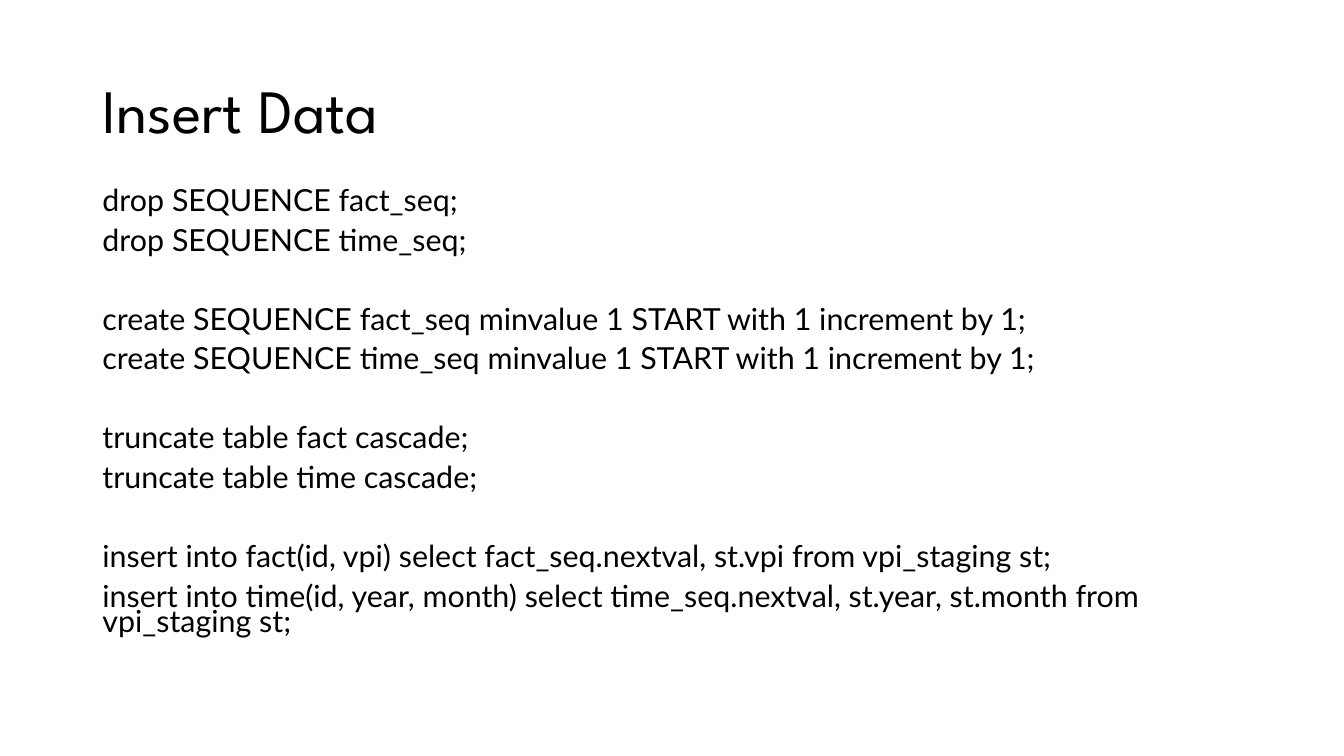
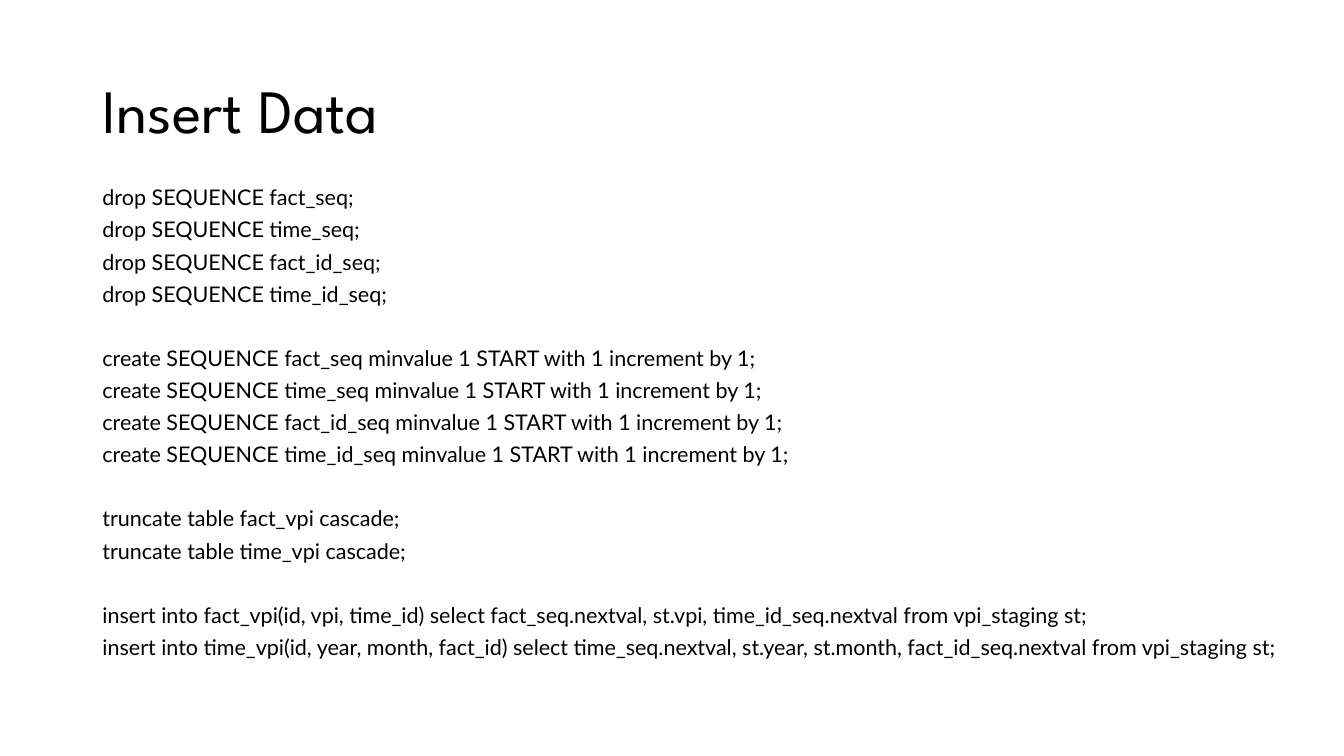
Before and after one commit to jfischlmayr/DataWareHouse, a slide deck: slide 6 of VPI_Presentation.pptx. Drawn at 1344x756 pixels with LibreOffice and Linux fonts; fonts in the diff are those of the drawing. Boxes give left, top, right and bottom in pixels: in the first picture for what was removed or moved away, otherwise in the second. Text is boxed around its words. In the diff, an @@ line names an element or a change of style, - is before the commit and + after.

Commit message:
added pivot table and changed inserts

```diff
--- a/VPI_Presentation.pptx
+++ b/VPI_Presentation.pptx
@@ text at (102,189,761,402): size 21.7 to 15.4 pt in "drop SEQUENCE fact_seq;", "drop SEQUENCE time_seq;", "create SEQUENCE fact_seq minvalue 1 START with ...", "create SEQUENCE time_seq minvalue 1 START with ..." @@
@@ text at (102,254,386,306): paragraphs added @@
+drop SEQUENCE fact_id_seq;
+drop SEQUENCE time_id_seq;
@@ text at (102,414,1276,659): text changed; size 21.7 to 15.4 pt @@
-truncate table fact cascade;
-truncate table time cascade;
-insert into fact(id, vpi) select fact_seq.nextval, st.vpi from vpi_staging st;
-insert into time(id, year, month) select time_seq.nextval, st.year, st.month from vpi_staging st;
+create SEQUENCE fact_id_seq minvalue 1 START with 1 increment by 1;
+create SEQUENCE time_id_seq minvalue 1 START with 1 increment by 1;
+truncate table fact_vpi cascade;
+truncate table time_vpi cascade;
+insert into fact_vpi(id, vpi, time_id) select fact_seq.nextval, st.vpi, time_id_seq.nextval from vpi_staging st;
+insert into time_vpi(id, year, month, fact_id) select time_seq.nextval, st.year, st.month, fact_id_seq.nextval from vpi_staging st;
```
Also in this commit, not shown: 1 other slide changed, 1 slide added.
